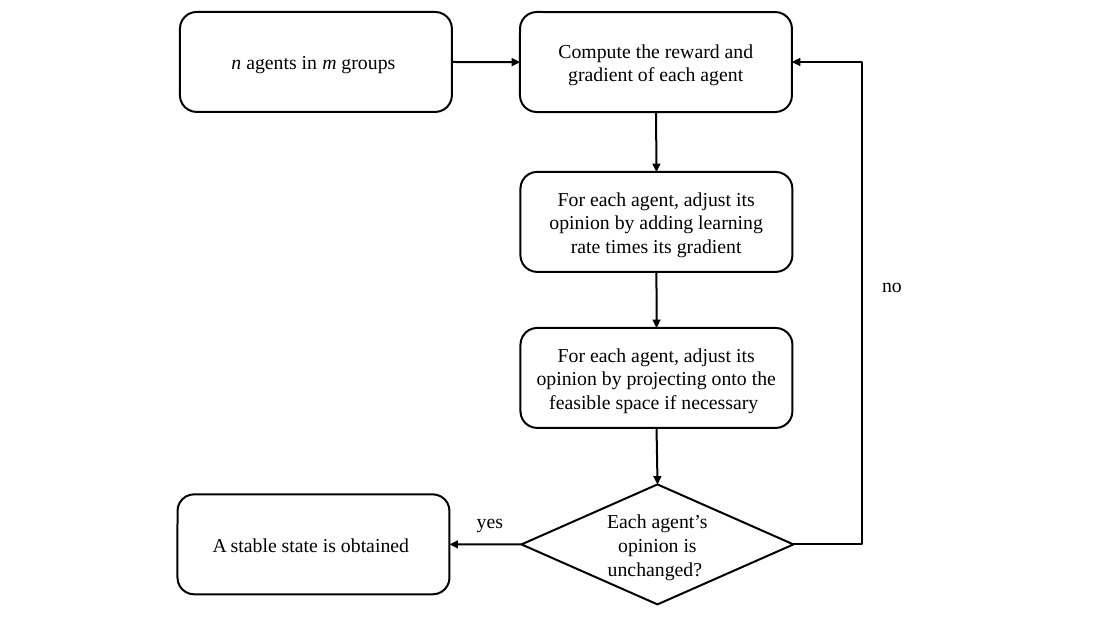
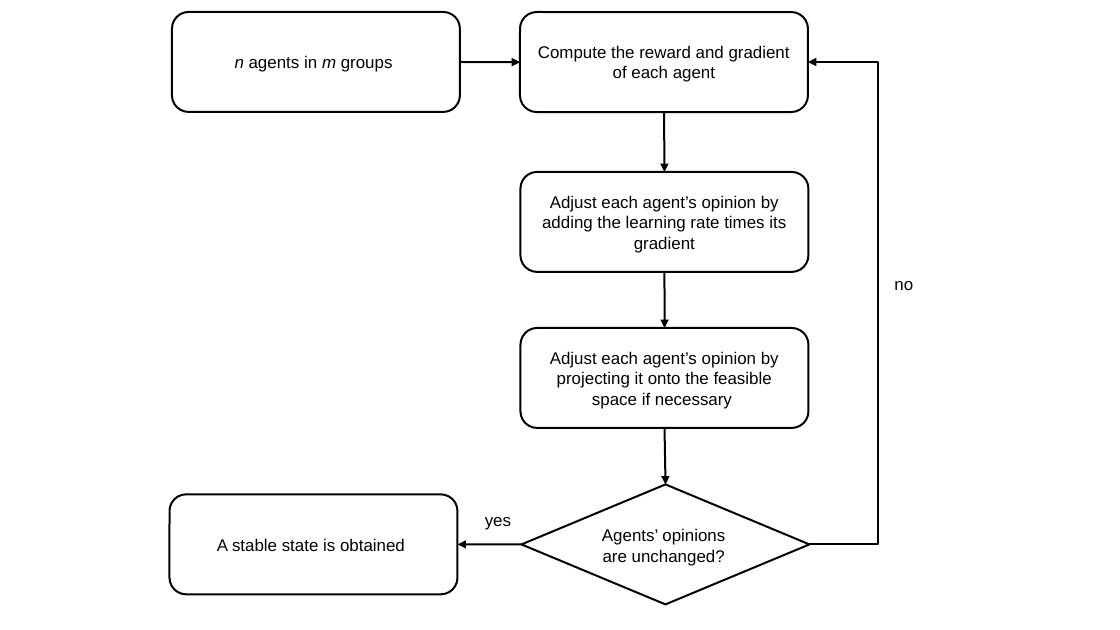
Before and after one commit to josephcclin/josephcclin.github.io, a slide deck: slide 1 of AI-X/odp/flowchart_02.odp. Drawn at 1120x630 pixels with LibreOffice and Linux fonts; fonts in the diff are those of the drawing. Boxes give left, top, right and bottom in pixels: in the first picture for what was removed or moved away, otherwise in the second. Text is boxed around its words. In the diff, an @@ line names an element or a change of style, - is before the commit and + after.

```diff
--- a/AI-X/odp/flowchart_02.odp
+++ b/AI-X/odp/flowchart_02.odp
@@ rounded rectangle "n agents in m groups" resized from (x1=180, y1=12, x2=452, y2=112) to (x1=172, y1=12, x2=459, y2=112) @@
@@ size 14 to 12 pt, font Times New Roman to Arial in 5 elements at (x1=485, y1=517, x2=511, y2=530), (x1=172, y1=12, x2=459, y2=112), (x1=170, y1=495, x2=457, y2=595), (x1=894, y1=281, x2=913, y2=290), (x1=520, y1=12, x2=808, y2=112) @@
@@ rounded rectangle "Compute the reward and gradient ..." resized from (x1=520, y1=12, x2=793, y2=112) to (x1=520, y1=12, x2=808, y2=112) @@
@@ arrow moved from (452, 62) - (520, 62) to (460, 62) - (520, 62) @@
@@ elbow arrow moved from (794, 545) - (793, 62) to (810, 545) - (808, 62) @@
@@ rounded rectangle "Adjust each agent’s opinion by ..." resized from (x1=520, y1=172, x2=793, y2=271) to (x1=520, y1=172, x2=808, y2=271) @@
@@ text in rounded rectangle at (x1=542, y1=195, x2=786, y2=253): text changed; size 14 to 12 pt; font Times New Roman to Arial @@
-For each agent, adjust its opinion by adding learning rate times its gradient
+Adjust each agent’s opinion by adding the learning rate times its gradient
@@ rounded rectangle "Adjust each agent’s opinion by ..." resized from (x1=520, y1=328, x2=793, y2=428) to (x1=520, y1=328, x2=808, y2=428) @@
@@ text in rounded rectangle at (x1=550, y1=351, x2=779, y2=409): text changed; size 14 to 12 pt; font Times New Roman to Arial @@
-For each agent, adjust its opinion by projecting onto the feasible space if necessary
+Adjust each agent’s opinion by projecting it onto the feasible space if necessary
@@ 3 arrows, 2 texts moved together from (x1=477, y1=112, x2=902, y2=533) to (x1=485, y1=112, x2=913, y2=530) @@
@@ rounded rectangle "A stable state is obtained" resized from (x1=178, y1=495, x2=450, y2=595) to (x1=170, y1=495, x2=457, y2=595) @@
@@ diamond resized from (x1=521, y1=485, x2=794, y2=605) to (x1=521, y1=485, x2=809, y2=605) @@
@@ text added at (x1=602, y1=528, x2=725, y2=566), 12 pt, text #000000 @@
+Agents’ opinions
+are unchanged?
@@ text in diamond at (x1=607, y1=514, x2=708, y2=580): text removed @@
-Each agent’s opinion is unchanged?
@@ arrow moved from (521, 545) - (449, 545) to (521, 545) - (457, 545) @@
```
Also in this commit, not shown: 5 other files.
